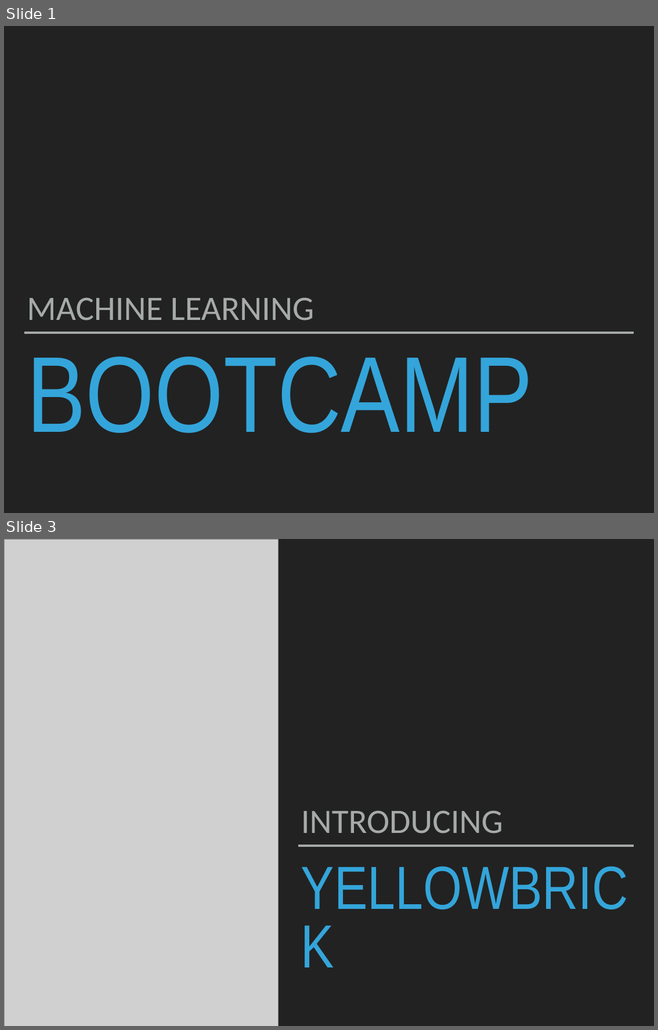
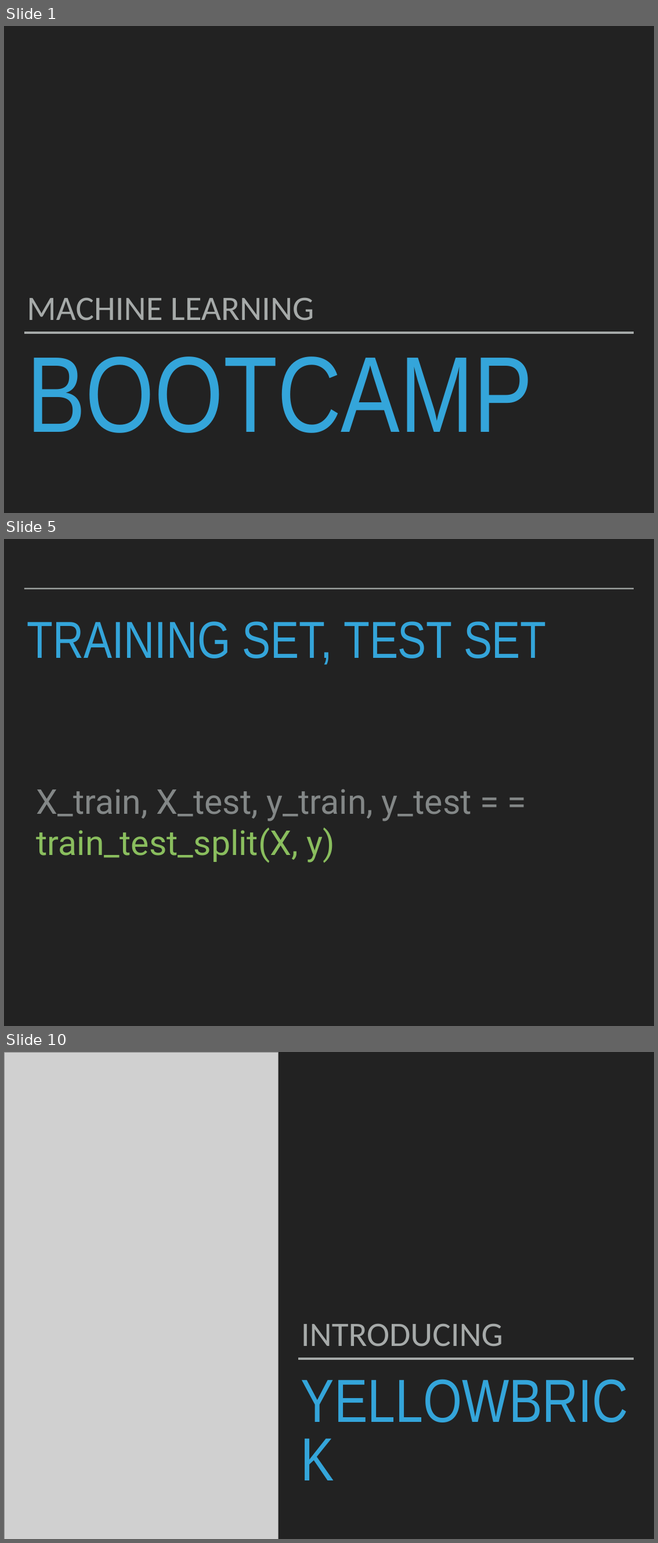
Before and after one commit to patricks1/noble-machine-learning, a slide deck: Session2/Session2_Slides.pptx. Shown one above the other, each under a label of ours: slides 1 and 3 before the commit, slides 1, 5 and 10 after it; the slides between them are not shown. The pictures are 658x1030 and 658x1543 pixels, drawn with LibreOffice and Linux fonts; fonts in the diff are those of the drawing; grey boxes stand for pictures. Boxes give left, top, right and bottom in pixels: in the first picture for what was removed or moved away, otherwise in the second. Text is boxed around its words. In the diff, an @@ line names an element or a change of style, - is before the commit and + after.

```diff
--- a/Session2/Session2_Slides.pptx
+++ b/Session2/Session2_Slides.pptx
@@ slide 5 added at (x1=4, y1=539, x2=654, y2=1026), background #222222 @@
@@ line added from (24, 589) to (633, 589), #A6AAA9 2 pt @@
@@ title added at (x1=27, y1=621, x2=546, y2=665), 82 pt, text #34A5DA @@
+TRAINING SET, TEST SET
@@ text added at (x1=36, y1=789, x2=471, y2=863), 54 pt, text #838787 @@
+X_train, X_test, y_train, y_test = = train_test_split(X, y)
@@ what was slide 3 is now slide 10 @@
```
Also in this commit, not shown: 5 slides changed, 13 other slides added, 3 slides removed, 4 other files.
